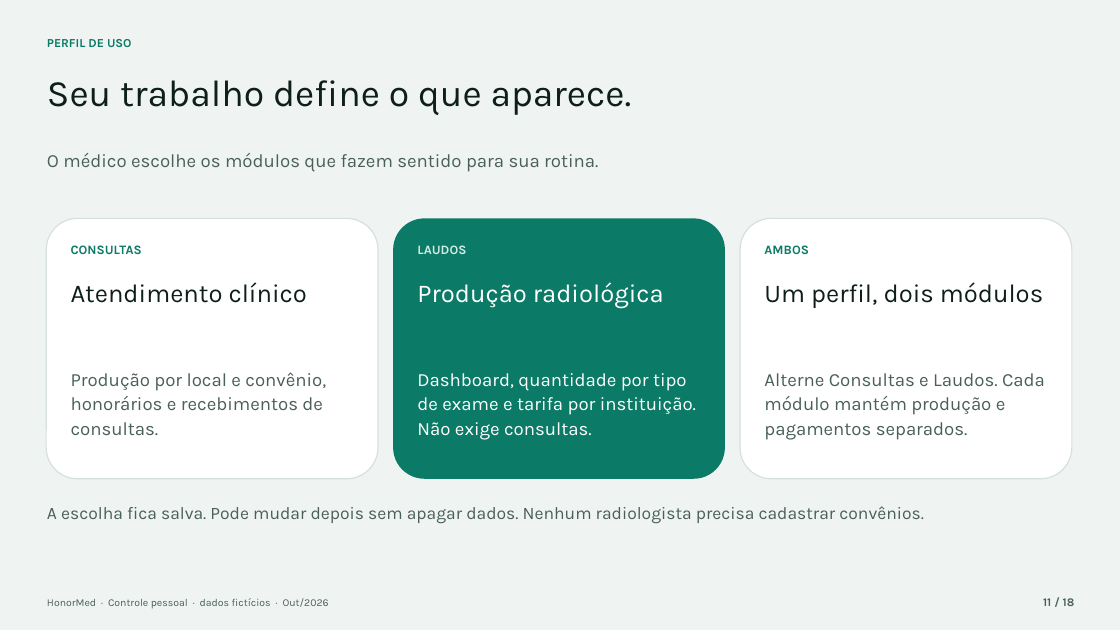
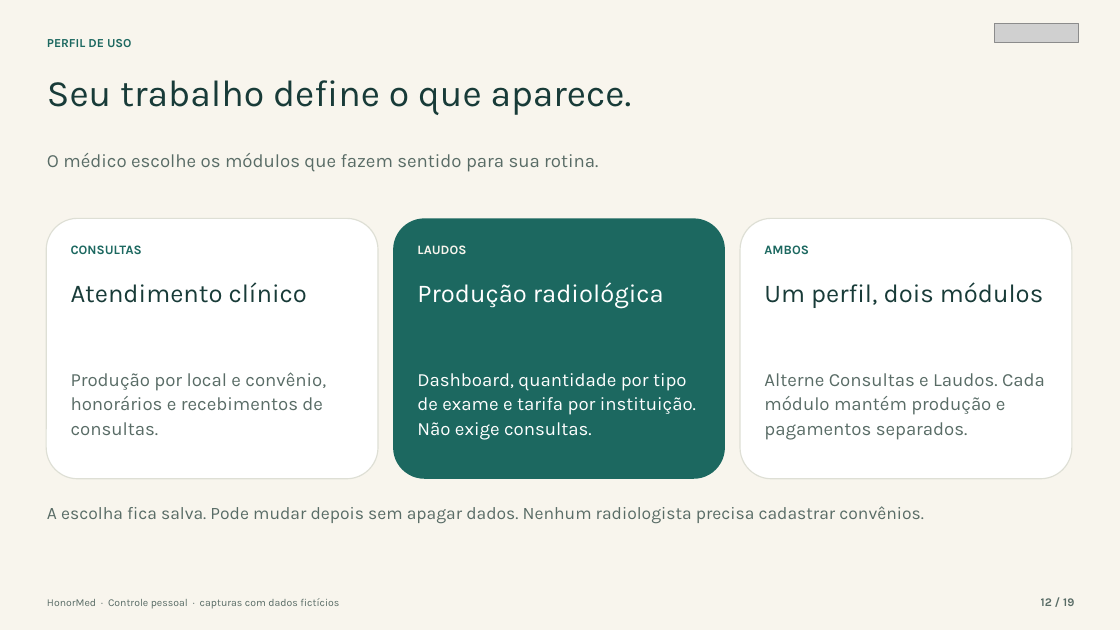
Before and after one commit to Gor0d/HonorMed, a slide deck: slide 12 of docs/apresentacao/HonorMed_Apresentacao_Medicos.pptx (slide 11 before the commit). Drawn at 1120x630 pixels with LibreOffice and Linux fonts; fonts in the diff are those of the drawing; grey boxes stand for pictures. Boxes give left, top, right and bottom in pixels: in the first picture for what was removed or moved away, otherwise in the second. Text is boxed around its words. In the diff, an @@ line names an element or a change of style, - is before the commit and + after.

Commit message:
docs: atualizar apresentacao medica para identidade e piloto

```diff
--- a/docs/apresentacao/HonorMed_Apresentacao_Medicos.pptx
+++ b/docs/apresentacao/HonorMed_Apresentacao_Medicos.pptx
@@ background #EFF4F2 to #F8F5ED @@
@@ picture added at (995, 24, 1079, 42) @@
@@ rounded rectangle at (46, 218, 378, 479): outline #D5E0DC 1 pt to #DEDFD5 1 pt @@
@@ rounded rectangle at (393, 218, 725, 479): fill #0B7A66 to #1C6860 @@
@@ rounded rectangle at (740, 218, 1072, 479): outline #D5E0DC 1 pt to #DEDFD5 1 pt @@
@@ text "LAUDOS" at (417, 245, 466, 254): text colour #D3EBE4 to #F8F5ED @@
@@ text colour #0B7A66 to #1C6860 in 3 elements at (47, 39, 131, 47), (71, 245, 142, 254), (764, 245, 809, 254) @@
@@ text colour #0E1F1B to #183B38 in 3 elements at (47, 80, 632, 115), (71, 282, 307, 303), (764, 282, 1043, 308) @@
@@ text colour #4A5F59 to #596C66 in 4 elements at (47, 153, 598, 172), (71, 372, 326, 435), (764, 373, 1045, 440), (47, 506, 924, 524) @@
@@ text at (47, 598, 339, 609): text changed; text colour #4A5F59 to #596C66 @@
-HonorMed · Controle pessoal · dados fictícios · Out/2026
+HonorMed · Controle pessoal · capturas com dados fictícios
@@ text at (1041, 598, 1074, 606): text changed; text colour #4A5F59 to #596C66 @@
-11 / 18
+12 / 19
```
Also in this commit, not shown: 16 other slides changed, 2 slides added, 1 slide removed, 4 other files.
